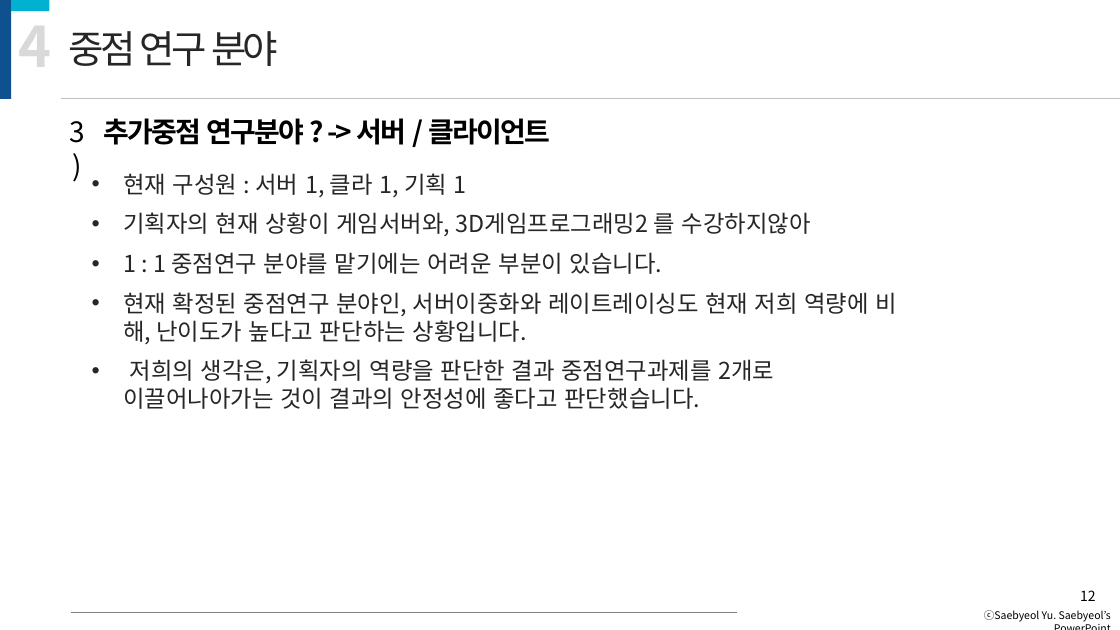
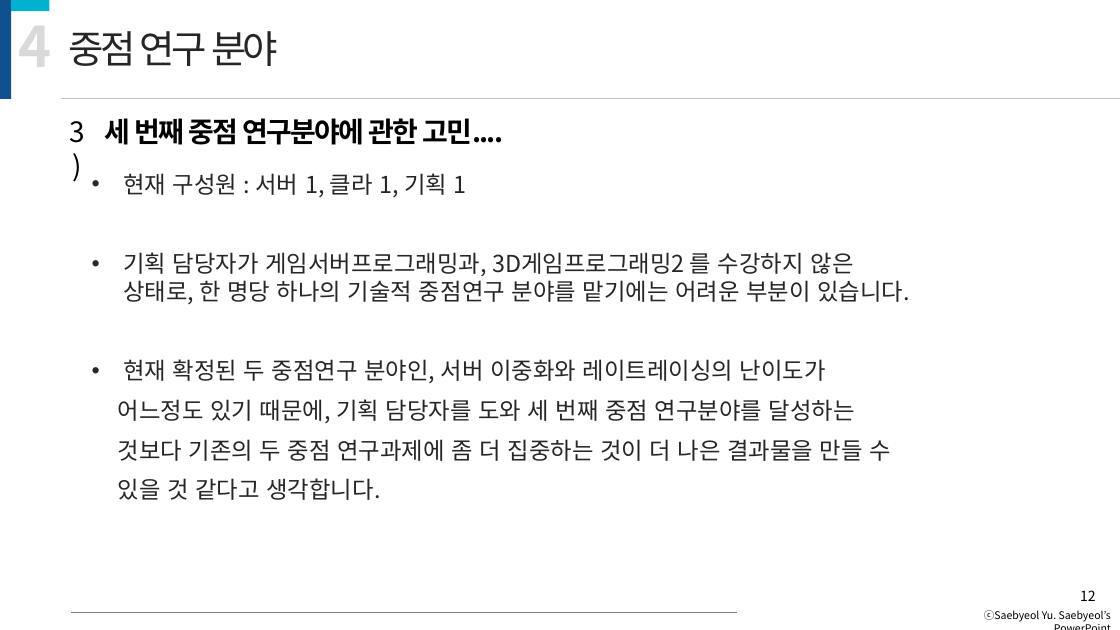
Before and after one commit to kiption/XD, a slide deck: slide 12 of 졸작_기획/[수정][제안서] Revenger_김승환_허재성_이세철.pptx. Drawn at 1120x630 pixels with LibreOffice and Linux fonts; fonts in the diff are those of the drawing. Boxes give left, top, right and bottom in pixels: in the first picture for what was removed or moved away, otherwise in the second. Text is boxed around its words. In the diff, an @@ line names an element or a change of style, - is before the commit and + after.

```diff
--- a/졸작_기획/[수정][제안서] Revenger_김승환_허재성_이세철.pptx
+++ b/졸작_기획/[수정][제안서] Revenger_김승환_허재성_이세철.pptx
@@ text at bbox=[104, 118, 503, 145]: text changed @@
-추가중점 연구분야 ? -> 서버 / 클라이언트
+세 번째 중점 연구분야에 관한 고민....
@@ text at bbox=[118, 252, 910, 500]: text changed @@
-• 기획자의 현재 상황이 게임서버와, 3D게임프로그래밍2 를 수강하지않아
-• 1 : 1 중점연구 분야를 맡기에는 어려운 부분이 있습니다.
-• 현재 확정된 중점연구 분야인, 서버이중화와 레이트레이싱도 현재 저희 역량에 비해, 난이도가 높다고 판단하는 상황입니다.
-• 저희의 생각은, 기획자의 역량을 판단한 결과 중점연구과제를 2개로 이끌어나아가는 것이 결과의 안정성에 좋다고 판단했습니다.니
+• 기획 담당자가 게임서버프로그래밍과, 3D게임프로그래밍2 를 수강하지 않은 상태로, 한 명당 하나의 기술적 중점연구 분야를 맡기에는 어려운 부분이 있습니다.
+• 현재 확정된 두 중점연구 분야인, 서버 이중화와 레이트레이싱의 난이도가
+어느정도 있기 때문에, 기획 담당자를 도와 세 번째 중점 연구분야를 달성하는
+것보다 기존의 두 중점 연구과제에 좀 더 집중하는 것이 더 나은 결과물을 만들 수
+있을 것 같다고 생각합니다.
```
